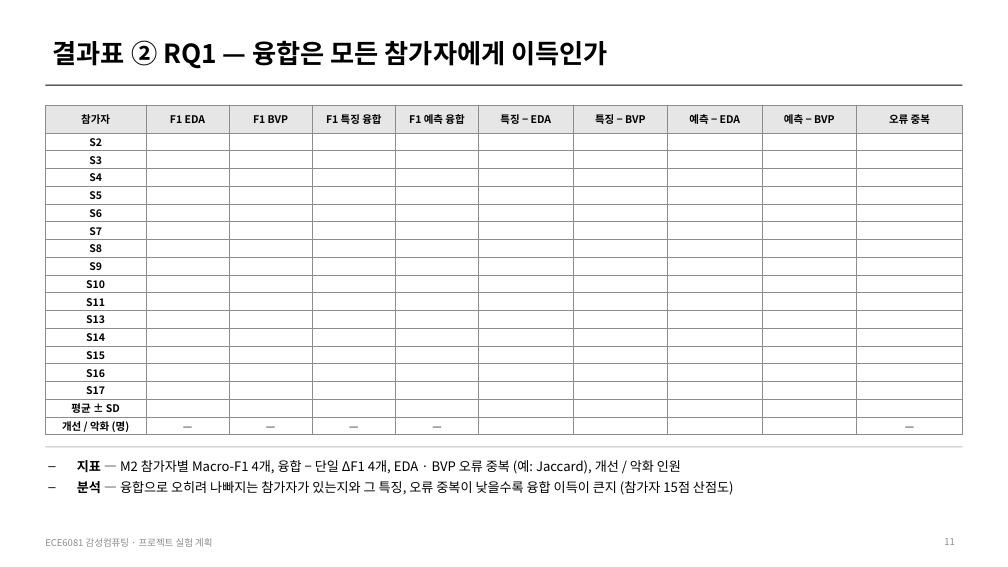
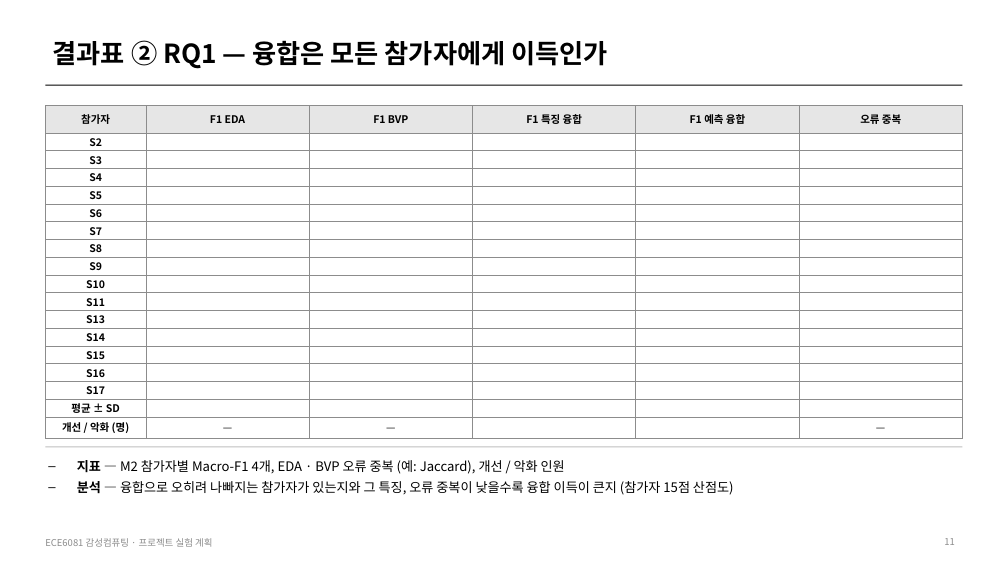
Before and after one commit to HuiJongJung/ece6081-affective-computing, a slide deck: slide 11 of docs/experiment_plan.pptx. Drawn at 1008x567 pixels with LibreOffice and Linux fonts; fonts in the diff are those of the drawing. Boxes give left, top, right and bottom in pixels: in the first picture for what was removed or moved away, otherwise in the second. Text is boxed around its words. In the diff, an @@ line names an element or a change of style, - is before the commit and + after.

Commit message:
Drop redundant delta columns from RQ1, RQ3 and RQ4 result tables

```diff
--- a/docs/experiment_plan.pptx
+++ b/docs/experiment_plan.pptx
@@ table at (x1=45, y1=106, x2=963, y2=437) @@
-column 4: F1 특징 융합 |  |  |  |  |  |  |  |  |  |  |  |  |  |  |  |  | —
-column 5: F1 예측 융합 |  |  |  |  |  |  |  |  |  |  |  |  |  |  |  |  | —
-column 6: 특징 − EDA |  |  |  |  |  |  |  |  |  |  |  |  |  |  |  |  | 
-column 7: 특징 − BVP |  |  |  |  |  |  |  |  |  |  |  |  |  |  |  |  | 
-column 8: 예측 − EDA |  |  |  |  |  |  |  |  |  |  |  |  |  |  |  |  | 
-column 9: 예측 − BVP |  |  |  |  |  |  |  |  |  |  |  |  |  |  |  |  | 
+column 4: F1 특징 융합 |  |  |  |  |  |  |  |  |  |  |  |  |  |  |  |  | 
+column 5: F1 예측 융합 |  |  |  |  |  |  |  |  |  |  |  |  |  |  |  |  | 
@@ text at (x1=77, y1=460, x2=565, y2=474): text changed @@
-– 지표 — M2 참가자별 Macro-F1 4개, 융합 − 단일 ΔF1 4개, EDA · BVP 오류 중복 (예: Jaccard), 개선 / 악화 인원
+– 지표 — M2 참가자별 Macro-F1 4개, EDA · BVP 오류 중복 (예: Jaccard), 개선 / 악화 인원
```
Also in this commit, not shown: 2 other slides changed.
